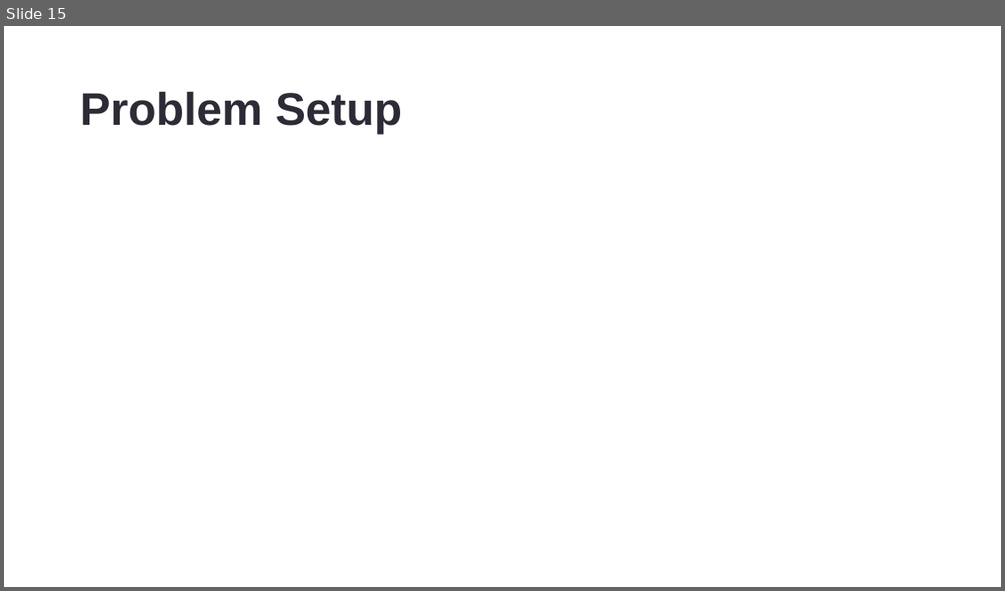
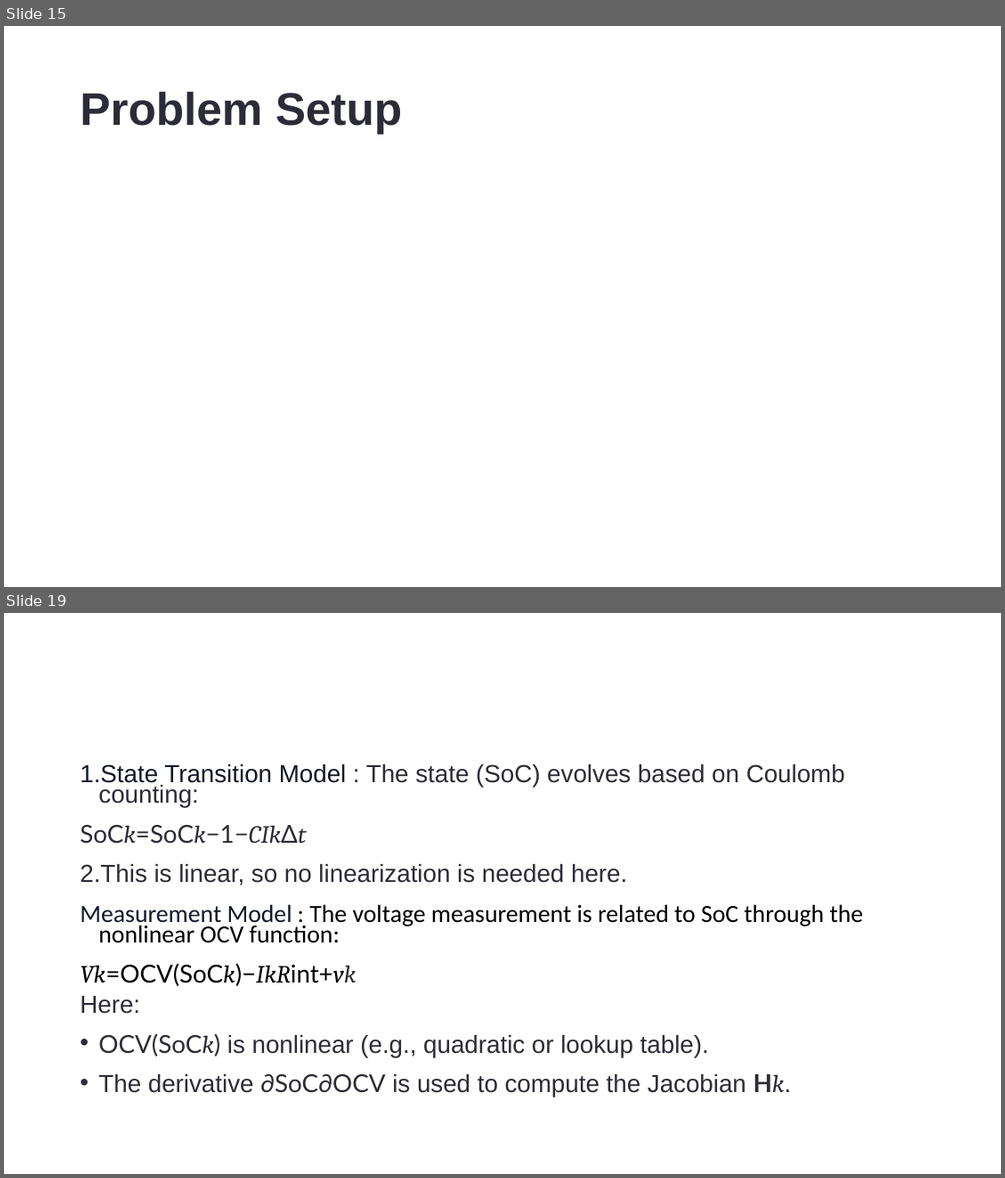
Before and after one commit to DrHammerhead/SoC-estimation, a slide deck: SoC Estimation.pptx. Shown one above the other, each under a label of ours: slide 15 before the commit, slides 15 and 19 after it; the slides between them are not shown. The pictures are 1005x591 and 1005x1178 pixels, drawn with LibreOffice and Linux fonts; fonts in the diff are those of the drawing; grey boxes stand for pictures. Boxes give left, top, right and bottom in pixels: in the first picture for what was removed or moved away, otherwise in the second. Text is boxed around its words. In the diff, an @@ line names an element or a change of style, - is before the commit and + after.

```diff
--- a/SoC Estimation.pptx
+++ b/SoC Estimation.pptx
@@ slide 19 added at (4, 613, 1001, 1174), background #FFFFFF @@
@@ text added at (80, 764, 864, 1096), 23.8 pt, text #2C2C36 @@
+1. State Transition Model : The state (SoC) evolves based on Coulomb counting:
+SoCk=SoCk−1−CIkΔt
+1. This is linear, so no linearization is needed here.
+Measurement Model : The voltage measurement is related to SoC through the nonlinear OCV function:
+Vk=OCV(SoCk)−IkRint+vk
+Here:
+• OCV(SoCk) is nonlinear (e.g., quadratic or lookup table).
+• The derivative ∂SoC∂OCV is used to compute the Jacobian Hk.
```
Also in this commit, not shown: 3 other slides added, 1 slide removed, 1 other file.
